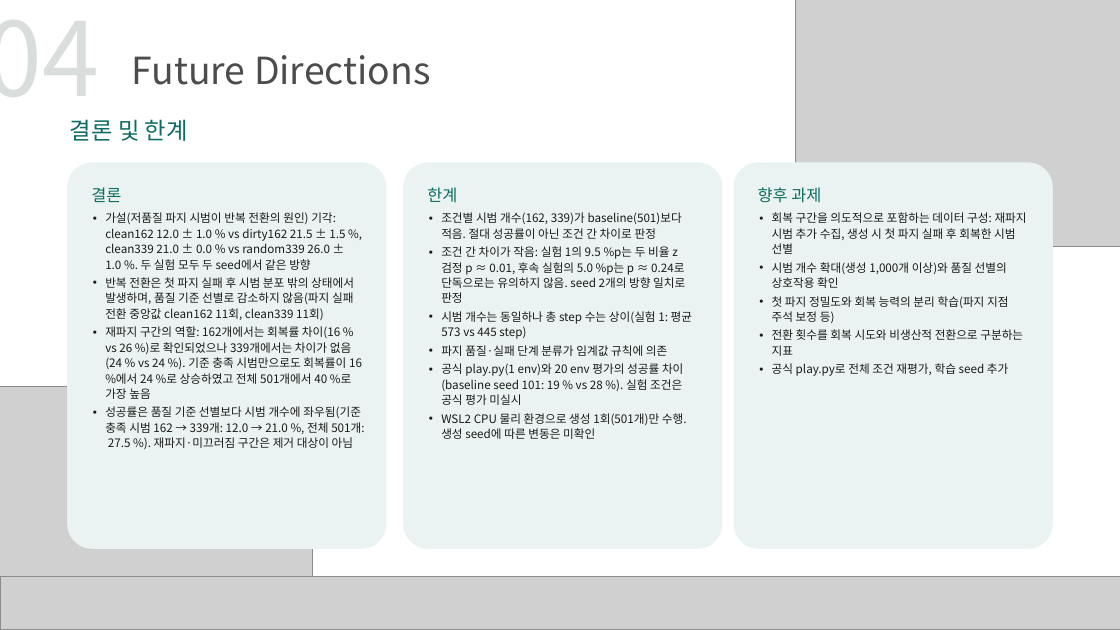
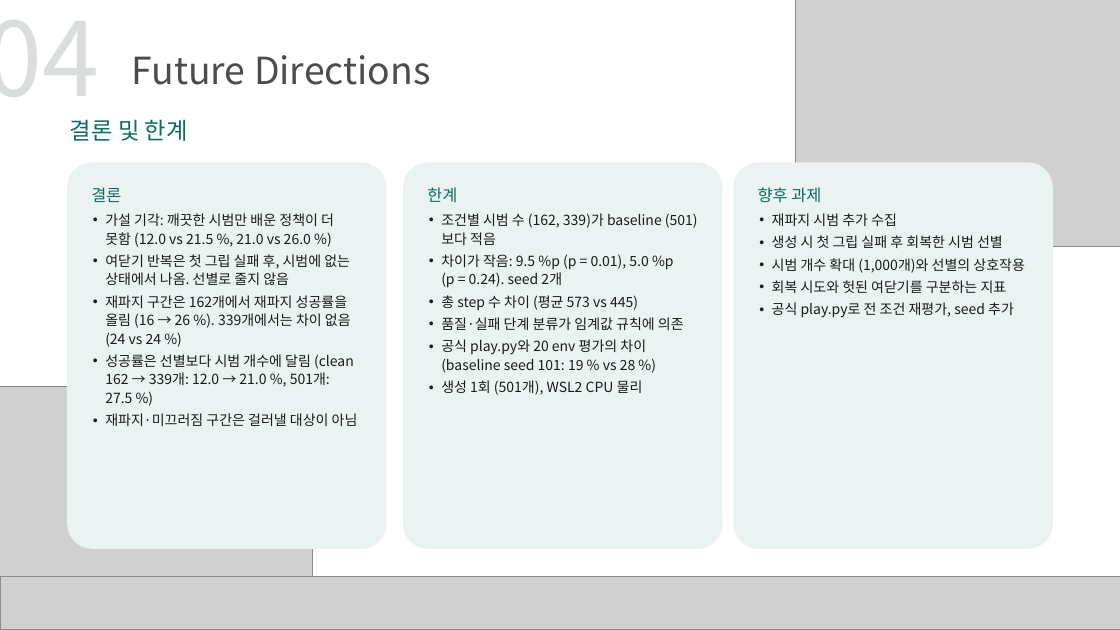
Before and after one commit to Epinephrine00/roboticsSim_1103work_team9, a slide deck: slide 10 of analysis/로보틱스시뮬레이션_과제2_9조.pptx. Drawn at 1120x630 pixels with LibreOffice and Linux fonts; fonts in the diff are those of the drawing; grey boxes stand for pictures. Boxes give left, top, right and bottom in pixels: in the first picture for what was removed or moved away, otherwise in the second. Text is boxed around its words. In the diff, an @@ line names an element or a change of style, - is before the commit and + after.

Commit message:
발표 자료 수정: 지표 이름 정리, 글자 크기 상향, 표 열 너비 조정
- 결과 표의 지표 이름을 정의와 함께 적음(첫 그립 후 상승, 재파지 성공률, 재파지 후 성공 / 전체 성공, 그리퍼 여닫기 횟수)
- 본문 17 pt, 표 15 pt로 상향, 결과 표 열 너비 조정, '감사합니다' 장을 부록 앞으로
- README와 분석 노트에 발표 자료와 노트 사이 용어 대응 추가
- 수치와 결론은 변경 없음

```diff
--- a/analysis/로보틱스시뮬레이션_과제2_9조.pptx
+++ b/analysis/로보틱스시뮬레이션_과제2_9조.pptx
@@ text in rounded rectangle at (105,213,358,426): text changed; size 15 to 18 pt @@
-• 가설(저품질 파지 시범이 반복 전환의 원인) 기각: clean162 12.0 ± 1.0 % vs dirty162 21.5 ± 1.5 %, clean339 21.0 ± 0.0 % vs random339 26.0 ± 1.0 %. 두 실험 모두 두 seed에서 같은 방향
-• 반복 전환은 첫 파지 실패 후 시범 분포 밖의 상태에서 발생하며, 품질 기준 선별로 감소하지 않음(파지 실패 전환 중앙값 clean162 11회, clean339 11회)
-• 재파지 구간의 역할: 162개에서는 회복률 차이(16 % vs 26 %)로 확인되었으나 339개에서는 차이가 없음(24 % vs 24 %). 기준 충족 시범만으로도 회복률이 16 %에서 24 %로 상승하였고 전체 501개에서 40 %로 가장 높음
-• 성공률은 품질 기준 선별보다 시범 개수에 좌우됨(기준 충족 시범 162 → 339개: 12.0 → 21.0 %, 전체 501개: 27.5 %). 재파지·미끄러짐 구간은 제거 대상이 아님
+• 가설 기각: 깨끗한 시범만 배운 정책이 더 못함 (12.0 vs 21.5 %, 21.0 vs 26.0 %)
+• 여닫기 반복은 첫 그립 실패 후, 시범에 없는 상태에서 나옴. 선별로 줄지 않음
+• 재파지 구간은 162개에서 재파지 성공률을 올림 (16 → 26 %). 339개에서는 차이 없음 (24 vs 24 %)
+• 성공률은 선별보다 시범 개수에 달림 (clean 162 → 339개: 12.0 → 21.0 %, 501개: 27.5 %)
+• 재파지·미끄러짐 구간은 걸러낼 대상이 아님
@@ text in rounded rectangle at (441,213,698,395): text changed; size 15 to 18 pt @@
-• 조건별 시범 개수(162, 339)가 baseline(501)보다 적음. 절대 성공률이 아닌 조건 간 차이로 판정
-• 조건 간 차이가 작음: 실험 1의 9.5 %p는 두 비율 z 검정 p ≈ 0.01, 후속 실험의 5.0 %p는 p ≈ 0.24로 단독으로는 유의하지 않음. seed 2개의 방향 일치로 판정
-• 시범 개수는 동일하나 총 step 수는 상이(실험 1: 평균 573 vs 445 step)
-• 파지 품질·실패 단계 분류가 임계값 규칙에 의존
-• 공식 play.py(1 env)와 20 env 평가의 성공률 차이(baseline seed 101: 19 % vs 28 %). 실험 조건은 공식 평가 미실시
-• WSL2 CPU 물리 환경으로 생성 1회(501개)만 수행. 생성 seed에 따른 변동은 미확인
+• 조건별 시범 수 (162, 339)가 baseline (501)보다 적음
+• 차이가 작음: 9.5 %p (p = 0.01), 5.0 %p (p = 0.24). seed 2개
+• 총 step 수 차이 (평균 573 vs 445)
+• 품질·실패 단계 분류가 임계값 규칙에 의존
+• 공식 play.py와 20 env 평가의 차이 (baseline seed 101: 19 % vs 28 %)
+• 생성 1회 (501개), WSL2 CPU 물리
@@ text in rounded rectangle at (772,213,1014,318): text changed; size 15 to 18 pt @@
-• 회복 구간을 의도적으로 포함하는 데이터 구성: 재파지 시범 추가 수집, 생성 시 첫 파지 실패 후 회복한 시범 선별
-• 시범 개수 확대(생성 1,000개 이상)와 품질 선별의 상호작용 확인
-• 첫 파지 정밀도와 회복 능력의 분리 학습(파지 지점 주석 보정 등)
-• 전환 횟수를 회복 시도와 비생산적 전환으로 구분하는 지표
-• 공식 play.py로 전체 조건 재평가, 학습 seed 추가
+• 재파지 시범 추가 수집
+• 생성 시 첫 그립 실패 후 회복한 시범 선별
+• 시범 개수 확대 (1,000개)와 선별의 상호작용
+• 회복 시도와 헛된 여닫기를 구분하는 지표
+• 공식 play.py로 전 조건 재평가, seed 추가
```
Also in this commit, not shown: 9 other slides changed, 3 other files.
